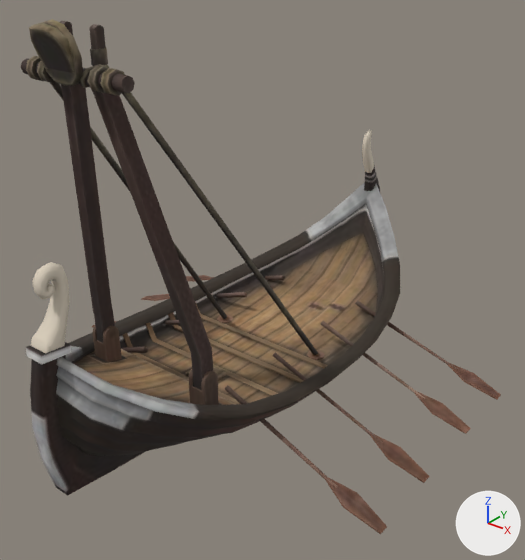
An edit to the glTF model public/assets/unit-models/235-dreki.glb, drawn before and after from the same camera.
Camera for both pictures: a camera (50 mm lens) standing at (3.56, -4.3, 3.55) and looking at (0.24, -0.15, 0.98). The lights are fixed; the arrows at lower right show +X, +Y and +Z. The first picture is the older version. Vertices at exactly the same position are counted once.
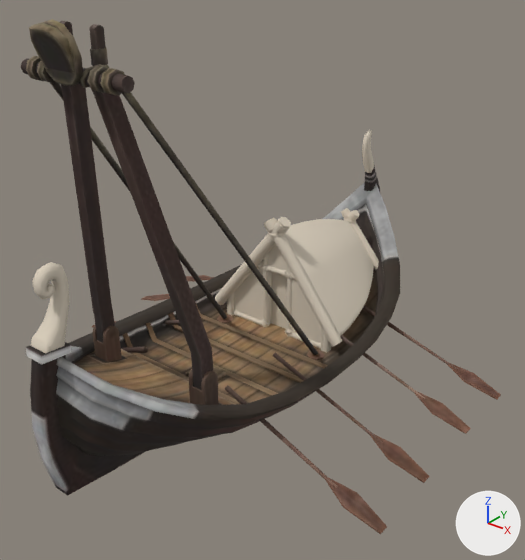
What differs and where, as boxes [x1, y1, x2, y2] in the pictures (525 x 560 px):
part 1 of me_mesh_0, added (mostly hidden)
    after: [256, 263, 294, 280]
part 2 of me_mesh_0, added
    after: [215, 208, 379, 353]

What changed in the scene script:
```text
Add mat_material_3:
    mat_material_3 = principled_material('Material_3')
    mat_material_3.base_color = (0.72, 0.64, 0.52)  # pale yellow #ddd1bf
    mat_material_3.metallic = 0.05
    mat_material_3.roughness = 0.9
Change me_mesh_0:
    used by ob_mesh_0; location = (0.0, 0.0, 0.0)
    remove me_mesh_0.from_pydata(...)  # 1736 vertices, 3284 faces; spans x -1.91..1.9, y -2.21..2.11, z -0.17..3.1
    add me_mesh_0.from_pydata(...)  # 2498 vertices, 4684 faces; spans x -1.91..1.9, y -2.21..2.11, z -0.17..3.1
    me_mesh_0 part 1: a new loose piece, a 6-sided cylinder along x spanning x -0.279..0.276, y 0.339..0.4, z 0.776..0.829, in mat_material_3 (pale yellow #ddd1bf)
    me_mesh_0 part 2: 750 vertices added at x -0.72..0.72, y 0.26..1.6, z 0.18..1.34
    add me_mesh_0.materials.append(mat_material_3)  # pale yellow #ddd1bf
```
